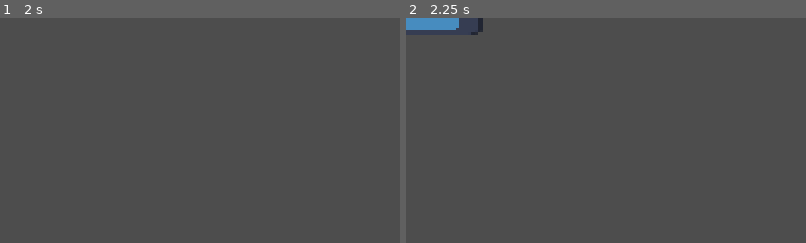
Above: before the commit, frames 1-2 (left to right).
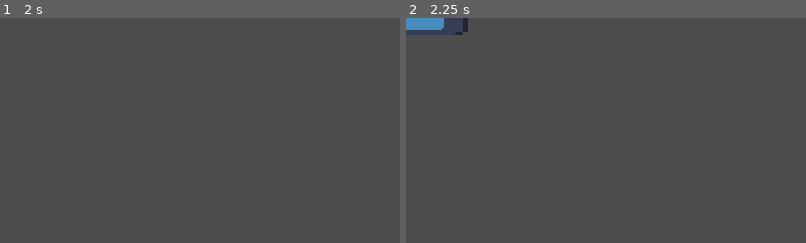
Above: after the commit, the same moments.

Repository: g3evorz/Gameseed-2026
Game: Godot game, scene res://Scenes/Components/Weapon/Musuh/rocket.tscn
Two runs of this game, one before a commit and one after it. Both use one fixed random seed, a clock stepped at 60 frames per second and the inputs below. This scene is started directly instead of the project's main scene. The engine's default icon, where the game draws it, is replaced by a stand-in: a white triangle on a blue panel in a dark square.
Inputs (mouse positions are % of the whole screen's width and height, from its top left):
- Up to frame 1 (2 s): tap Enter at 0.5 s; move the mouse to (72, 45) at 0.52 s; hold Up (ui_up) 0.53-1.25 s; click (72, 45) at 0.67 s; tap Space at 1.25 s; drag from (30, 55) to (9, 0) at 1.27 s
- Up to frame 2 (2.25 s): tap Enter at 2 s; move the mouse to (60, 28) at 2.02 s; hold Down (ui_down) from 2.03 s (still down)
The pictures show only the part of the screen within x 0-50%, y 0-50%; the shares and areas given below are measured in that part.

Frame 1 is identical in both runs. In frame 2, 0.4% of the frame differs, in the area x 9-20%, y 0-8%.

Commit message:
Add lock-on rockets and safer spawner spacing
Implement lock-on rocket behavior and refactor enemy spawner to ensure safe vertical spacing. Added difficulty params (spawn_chance, targeting_inaccuracy). EnemyWeapon_spawner.gd now checks track room, computes gap bounds, finds largest gap, and either finalizes a target y itself or delegates tracking/finalization to obstacles via initialize_lock_on; maintains _active_zones consistently. rocket.gd gains initialize_lock_on, warning-phase tracking (lerp toward player), final lock step before launch, and tuned speeds. Also removed Player group from Kereta in main.tscn. Includes fallback for legacy obstacles and debug logging.

Diff:
--- a/Scenes/main.tscn
+++ b/Scenes/main.tscn
@@ -28,7 +28,7 @@
 position = Vector2(319.99997, -313.00003)
 scale = Vector2(1.25, 1.25)
 
-[node name="Kereta" parent="." unique_id=1640051749 groups=["Player"] instance=ExtResource("1_bo1nx")]
+[node name="Kereta" parent="." unique_id=1640051749 instance=ExtResource("1_bo1nx")]
 position = Vector2(441, -39)
 scene_gerbong = ExtResource("3_kry3j")
 
--- a/Script/Data/Difficulty/hard_difficulty.tres
+++ b/Script/Data/Difficulty/hard_difficulty.tres
@@ -4,4 +4,6 @@
 
 [resource]
 script = ExtResource("1_agvgg")
+spawn_chance = 0.95
+targeting_inaccuracy = 20.0
 metadata/_custom_type_script = "uid://bwbhc3np6qbq5"
--- a/Script/System/EnemyWeapon_spawner.gd
+++ b/Script/System/EnemyWeapon_spawner.gd
@@ -107,43 +107,46 @@
 # --- PENANGANAN TIPE RINTANGAN ---
 
 func _spawn_temporary(obstacle_data: ObstacleData, player: Node2D, cam: Camera2D) -> void:
-
 	var screen_center_y = cam.get_screen_center_position().y
-
 	var visible_rect_size = cam.get_viewport_rect().size / cam.zoom
-
 	var camera_top = screen_center_y - (visible_rect_size.y / 2.0)
 	var camera_bottom = screen_center_y + (visible_rect_size.y / 2.0)
-
 	var min_track_y = camera_top + vertical_spawn_margin
 	var max_track_y = camera_bottom - vertical_spawn_margin
 
-	var inaccuracy = current_difficulty.targeting_inaccuracy
-	var candidate_y = player.global_position.y + randf_range(-inaccuracy, inaccuracy)
-
-	var final_y_variant = _resolve_safe_target_y(candidate_y, min_track_y, max_track_y)
-	if final_y_variant == null:
-		return
-
-	var final_y: float = final_y_variant
+	# Cek dulu ada ruang aman SECARA UMUM di track, sebelum rocket terlihat di layar.
+	# Ini ganti posisi pengecekan lama (yang tadinya dilakukan terhadap kandidat tertentu).
+	if not _track_has_room(min_track_y, max_track_y):
+		return
+
 	var instance = obstacle_data.obstacle_scene.instantiate()
-
 	if "data" in instance:
 		instance.data = obstacle_data
 
 	get_tree().current_scene.add_child(instance)
 
 	var spawn_x = cam.get_right_edge_x(spawn_margin)
-	instance.global_position = Vector2(spawn_x, final_y)
+	var initial_y = clamp(player.global_position.y, min_track_y, max_track_y)
+	instance.global_position = Vector2(spawn_x, initial_y)
 
 	var travel_time: float = obstacle_data.extra_warning_duration
 	if "warning_duration" in instance:
 		travel_time += instance.warning_duration
 
-	_active_zones.append({
-		"y": final_y,
-		"expire_time": (Time.get_ticks_msec() / 1000.0) + travel_time
-	})
+	if instance.has_method("initialize_lock_on"):
+		# Tipe rocket: serahkan tracking + finalize ke rocket itu sendiri
+		instance.initialize_lock_on(
+			player, min_track_y, max_track_y,
+			Callable(self, "_finalize_target_y"),
+			travel_time,
+			current_difficulty.targeting_inaccuracy
+		)
+	else:
+		# Fallback untuk tipe obstacle lama yang belum punya lock-on (tetap instan seperti dulu)
+		var inaccuracy = current_difficulty.targeting_inaccuracy
+		var candidate_y = player.global_position.y + randf_range(-inaccuracy, inaccuracy)
+		instance.global_position.y = _finalize_target_y(candidate_y, min_track_y, max_track_y, travel_time)
+
 
 func _spawn_permanent(obstacle_data: ObstacleData, player: Node2D) -> void:
 	var target_slot: Node2D = LevelManager.get_available_slot_ahead(player.global_position.x)
@@ -177,22 +180,65 @@
 		return null
 	return candidate_y
 
-func _has_safe_gap(new_y: float, min_track_y: float, max_track_y: float) -> bool:
+func _get_sorted_zone_bounds(min_track_y: float, max_track_y: float, extra_y = null) -> Array[float]:
 	var zones_y: Array[float] = []
 	for zone in _active_zones:
 		zones_y.append(zone.y)
-	zones_y.append(new_y)
+	if extra_y != null:
+		zones_y.append(extra_y)
 	zones_y.sort()
 
-	if zones_y[0] - forbidden_zone_radius - min_track_y >= min_safe_gap:
-		return true
-
-	for i in range(zones_y.size() - 1):
-		var gap: float = (zones_y[i + 1] - forbidden_zone_radius) - (zones_y[i] + forbidden_zone_radius)
-		if gap >= min_safe_gap:
+	var bounds: Array[float] = [min_track_y]
+	for y in zones_y:
+		bounds.append(y - forbidden_zone_radius)
+		bounds.append(y + forbidden_zone_radius)
+	bounds.append(max_track_y)
+	return bounds
+
+func _has_any_gap_at_least(bounds: Array[float], required_size: float) -> bool:
+	var i := 0
+	while i < bounds.size() - 1:
+		if bounds[i + 1] - bounds[i] >= required_size:
 			return true
-
-	if max_track_y - (zones_y[-1] + forbidden_zone_radius) >= min_safe_gap:
-		return true
-
+		i += 2
 	return false
+
+func _largest_gap(bounds: Array[float]) -> Dictionary:
+	var best_start: float = bounds[0]
+	var best_end: float = bounds[1]
+	var best_size: float = best_end - best_start
+	var i := 2
+	while i < bounds.size() - 1:
+		var size: float = bounds[i + 1] - bounds[i]
+		if size > best_size:
+			best_size = size
+			best_start = bounds[i]
+			best_end = bounds[i + 1]
+		i += 2
+	return {"start": best_start, "end": best_end, "size": best_size}
+
+# --- Tiga pemakai, masing-masing cuma 1-2 baris sekarang ---
+func _has_safe_gap(new_y: float, min_track_y: float, max_track_y: float) -> bool:
+	var bounds = _get_sorted_zone_bounds(min_track_y, max_track_y, new_y)
+	return _has_any_gap_at_least(bounds, min_safe_gap)
+
+func _track_has_room(min_track_y: float, max_track_y: float) -> bool:
+	var bounds = _get_sorted_zone_bounds(min_track_y, max_track_y)
+	return _has_any_gap_at_least(bounds, min_safe_gap)
+
+func _find_largest_gap_center(min_track_y: float, max_track_y: float) -> float:
+	var bounds = _get_sorted_zone_bounds(min_track_y, max_track_y)
+	var gap = _largest_gap(bounds)
+	return clamp((gap.start + gap.end) / 2.0, min_track_y, max_track_y)
+
+
+func _finalize_target_y(candidate_y: float, min_track_y: float, max_track_y: float, extra_travel_time: float) -> float:
+	var resolved = _resolve_safe_target_y(candidate_y, min_track_y, max_track_y)
+	if resolved == null:
+		resolved = _find_largest_gap_center(min_track_y, max_track_y)
+
+	_active_zones.append({
+		"y": resolved,
+		"expire_time": (Time.get_ticks_msec() / 1000.0) + extra_travel_time
+	})
+	return resolved
--- a/Script/Weapon/Musuh/rocket.gd
+++ b/Script/Weapon/Musuh/rocket.gd
@@ -9,26 +9,51 @@
 @export var damage_tabrakan: int = 200
 @export var kekuatan_slow: float = 0.7
 @export var warning_duration: float = 2.0
-@export var launch_speed: float = 1.5 # Dibuat lebih cepat untuk horizontal
+@export var launch_speed: float = 1.8
 @export var telegraph_speed: float = 25.0
+@export var base_lock_on_speed: float = 6.0
 
 var _time_passed: float = 0.0
+
+# --- BARU: data lock-on ---
+var _player: Node2D
+var _min_track_y: float
+var _max_track_y: float
+var _finalize_callback: Callable
+var _extra_travel_time: float = 0.0
+var _tracking_lag: float = 4.0  # makin kecil = makin "lengket" mengikuti pemain (kurang akurat)
+
 
 func _ready() -> void:
 	set_deferred("monitoring", false)
 	body_entered.connect(_on_body_entered)
 	_enter_state(State.WARNING)
 
+# Dipanggil spawner sebelum WARNING dimulai, agar rocket tahu siapa yang ditarget
+func initialize_lock_on(player: Node2D, min_track_y: float, max_track_y: float, finalize_callback: Callable, extra_travel_time: float, tracking_inaccuracy: float) -> void:
+	_player = player
+	_min_track_y = min_track_y
+	_max_track_y = max_track_y
+	_finalize_callback = finalize_callback
+	_extra_travel_time = extra_travel_time
+	# inaccuracy makin besar -> lag makin terasa -> reticle makin "telat" ngejar pemain
+	_tracking_lag = base_lock_on_speed / (1.0 + tracking_inaccuracy * 0.1)
+
 func _process(delta: float) -> void:
 	_time_passed += delta
 
 	match current_state:
 		State.WARNING:
-			# Efek kedip peringatan
 			warning_sprite.modulate.a = 0.5 + (sin(_time_passed * telegraph_speed) * 0.5)
 
+			if _player:
+				var target_y: float = clamp(_player.global_position.y, _min_track_y, _max_track_y)
+				global_position.y = lerp(global_position.y, target_y, _tracking_lag * delta)
+				print("lag=%.4f weight=%.5f gap=%.1f" % [_tracking_lag, _tracking_lag * delta, target_y - global_position.y])
+			else:
+				print("WARNING: _player belum di-set!")
+
 		State.LAUNCHING:
-			# MELUNCUR HORIZONTAL KE KIRI (Seperti Jetpack Joyride)
 			position.x -= GameManager.current_world_speed * launch_speed * delta
 
 func _enter_state(new_state: State) -> void:
@@ -40,6 +65,13 @@
 			warning_sprite.show()
 
 			await get_tree().create_timer(warning_duration).timeout
+
+			# --- BARU: kunci posisi final tepat sebelum meluncur ---
+			if _finalize_callback.is_valid():
+				var candidate_y: float = global_position.y  # hasil tracking terakhir
+				var locked_y: float = _finalize_callback.call(candidate_y, _min_track_y, _max_track_y, _extra_travel_time)
+				global_position.y = locked_y
+
 			_enter_state(State.LAUNCHING)
 
 		State.LAUNCHING:
@@ -58,7 +90,5 @@
 		GameManager.terapkan_efek_ram(kekuatan_slow)
 		queue_free()
 
-# --- TAMBAHAN PENTING ---
-# Hancurkan roket jika sudah keluar layar jauh ke kiri agar memori tidak bocor
 func _on_visible_on_screen_notifier_2d_screen_exited() -> void:
 	queue_free()
